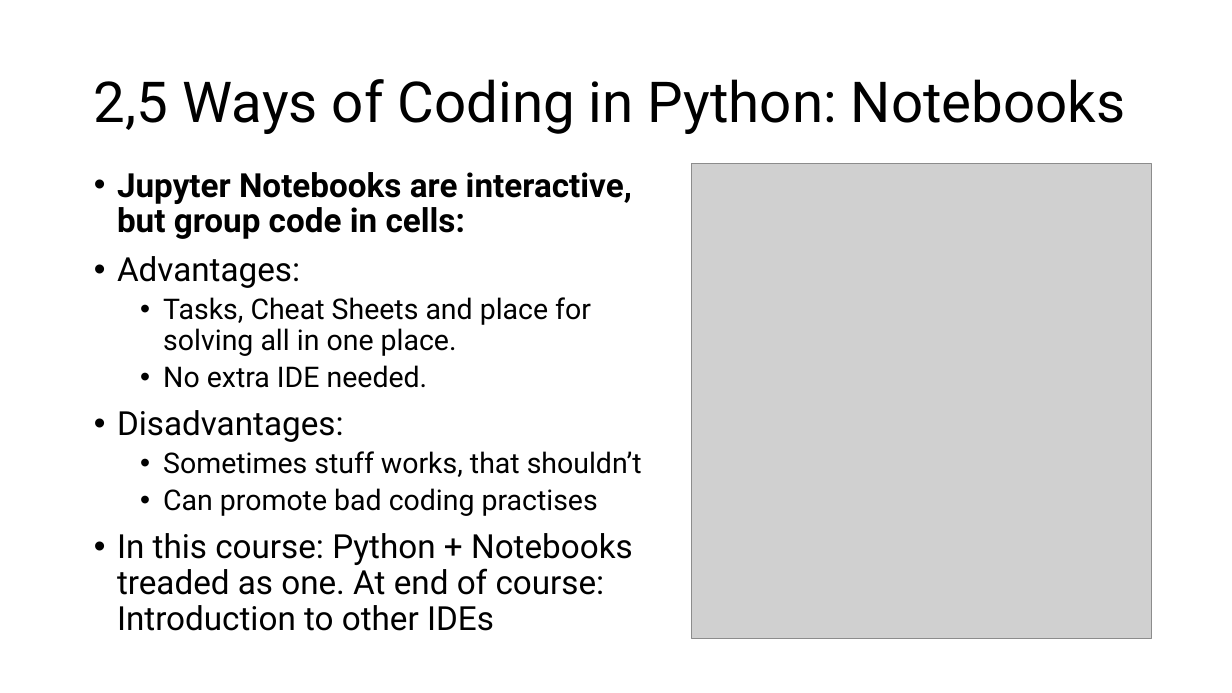
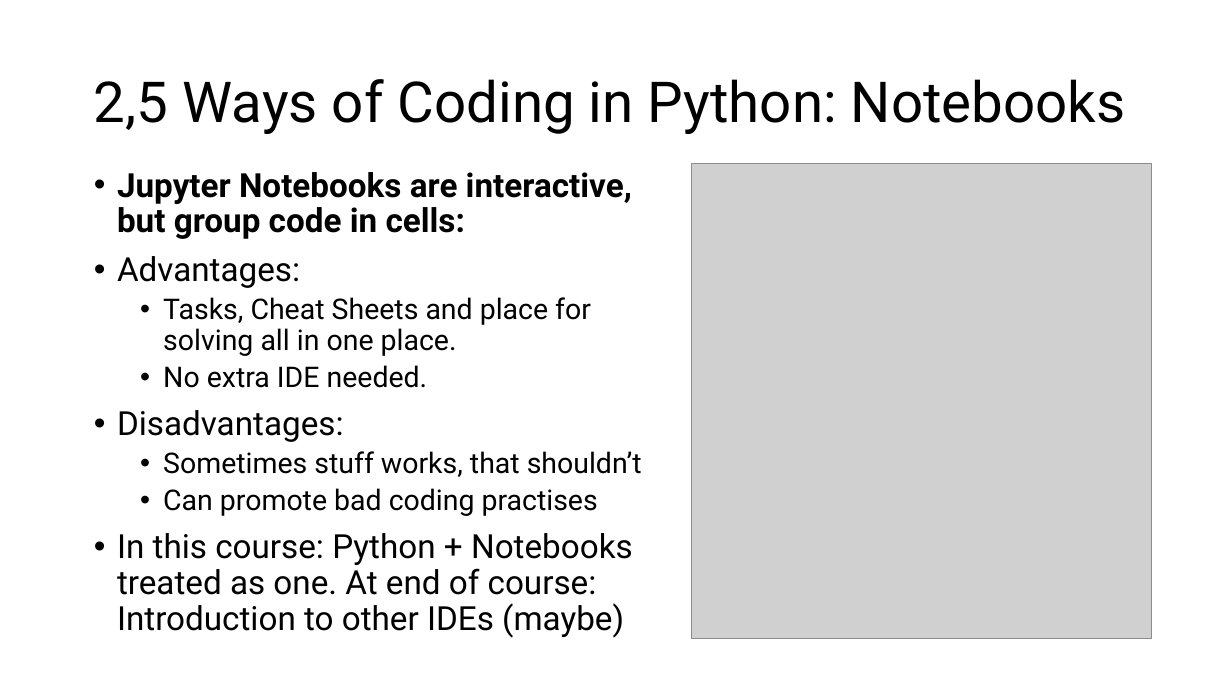
Before and after one commit to jonathanbollig/pycophy, a slide deck: slide 14 of Lecture Resources/Lecture Powerpoints/Chunk 1 - Introduction + Setup.pptx (slide 15 before the commit). Drawn at 1232x693 pixels with LibreOffice and Linux fonts; fonts in the diff are those of the drawing; grey boxes stand for pictures. Boxes give left, top, right and bottom in pixels: in the first picture for what was removed or moved away, otherwise in the second. Text is boxed around its words. In the diff, an @@ line names an element or a change of style, - is before the commit and + after.

```diff
--- a/Lecture Resources/Lecture Powerpoints/Chunk 1 - Introduction + Setup.pptx
+++ b/Lecture Resources/Lecture Powerpoints/Chunk 1 - Introduction + Setup.pptx
@@ text at box(117, 533, 633, 638): text changed @@
-• In this course: Python + Notebooks treaded as one. At end of course: Introduction to other IDEs
+• In this course: Python + Notebooks treated as one. At end of course: Introduction to other IDEs (maybe)
```
Also in this commit, not shown: 6 other slides changed, 1 slide removed, 2 other files.
